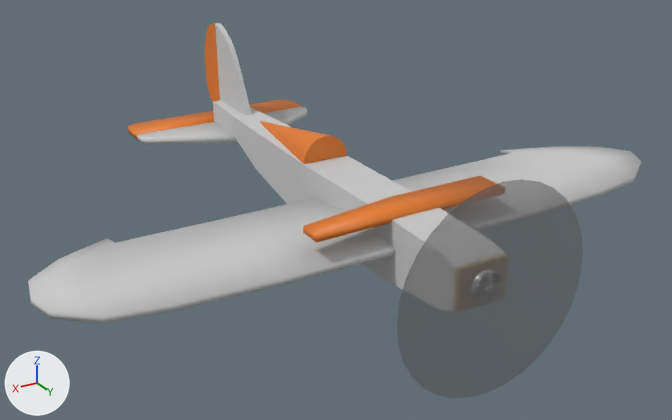
A saved change to the Blender file Art/Aircraft/Mini3D/Mini3D.blend.
The view is the same before and after, from a camera (50 mm lens) standing at (0.354, 0.495, 0.257) and looking at (-0.005, -0.102, -0.041). Lighting does not change. The marker at lower left points along +X, +Y and +Z.

In view in the first picture: 'Aileron', 'Elevator', 'Hood', 'HorizontalStabiliser', 'Propeller', 'Rudder', 'Skin', 'VerticalStabiliser', 'Wing'.
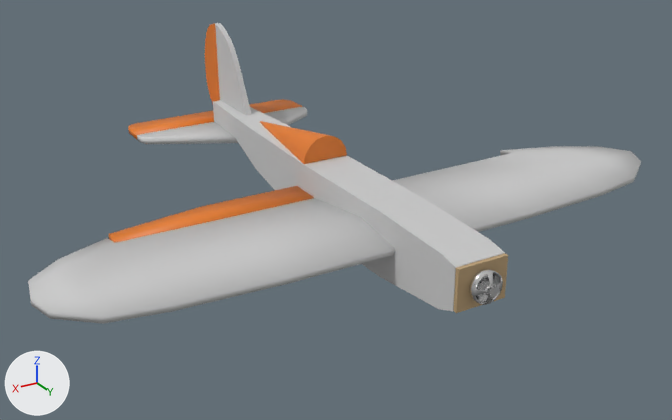
Location of each change, [x1, y1, x2, y2] in pixels of the pictures (672 x 420 px):
'Propeller', deleted: before [397, 179, 583, 398]
'Aileron', moved: before [303, 175, 497, 242]; after [109, 186, 314, 243]
'Firewall', unchanged, uncovered by the edit: after [453, 254, 508, 313]

The change, as a diff of the scene's bpy script:
```diff
--- a/Art/Aircraft/Mini3D/Mini3D.blend.py
+++ b/Art/Aircraft/Mini3D/Mini3D.blend.py
@@ ob_propeller @@
-ob_propeller = bpy.data.objects.new('Propeller', me_circle_001)
-ob_propeller.location = (0.0, 0.1009, -0.0222)
@@ ob_aileron @@
 ob_aileron = bpy.data.objects.new('Aileron', me_plane_006)
-ob_aileron.location = (0.0, 0.0, 0.0)
+ob_aileron.location = (0.1003, -0.1071, -0.0244)
 _m = ob_aileron.modifiers.new('Solidify', 'SOLIDIFY')
```
